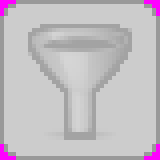
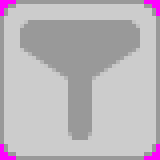
Two versions of the same layered image (w=160, h=160). Layer-by-layer changes:
showed "Layer #2", moved it above "Layer #5", painted on it over [20, 20, 140, 140]
hid "Layer", moved it above "Layer #4", painted on it over [20, 20, 140, 140]
added layer "Layer #4" above "Layer #3" over [20, 20, 140, 140]
hid "Layer #3", opacity 20% → 100%, painted on it over [20, 20, 140, 140]
painted on "Layer #1" over [20, 20, 140, 140]
